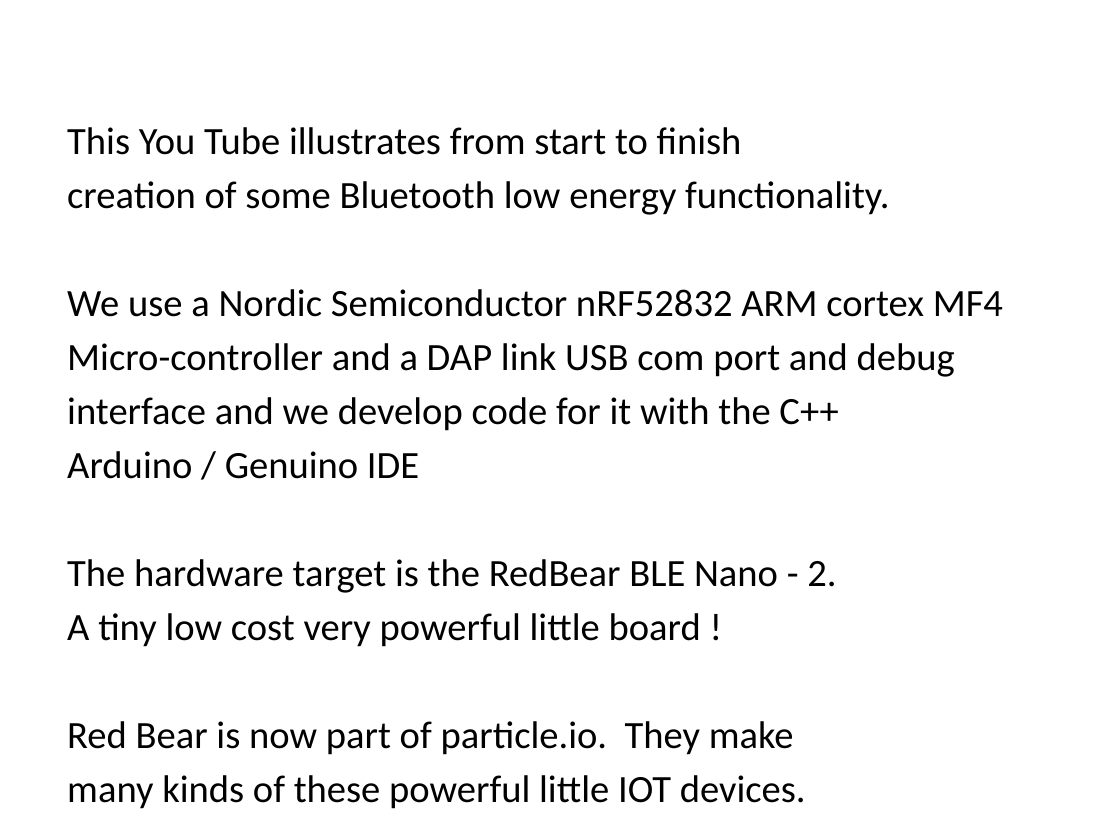
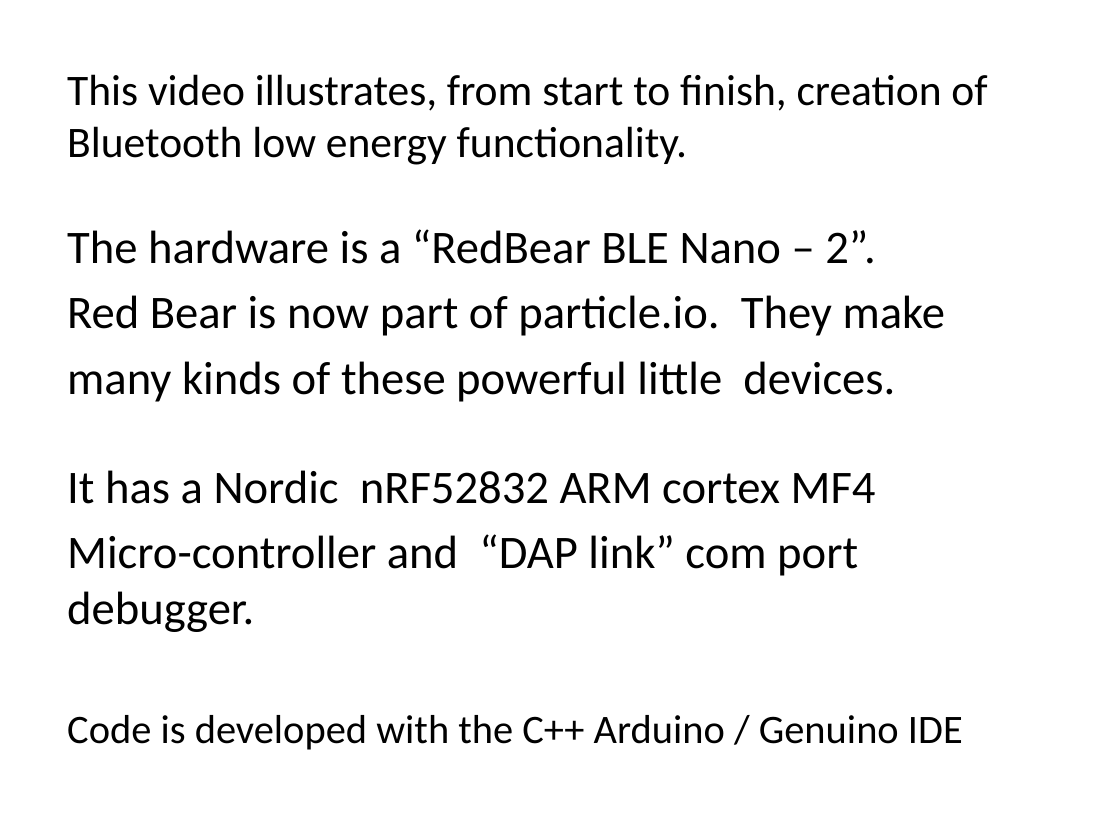
Before and after one commit to jmkuss/BLE_Nano2_Demo, a slide deck: slide 1 of PresentationCues.pptx. Drawn at 1120x840 pixels with LibreOffice and Linux fonts; fonts in the diff are those of the drawing. Boxes give left, top, right and bottom in pixels: in the first picture for what was removed or moved away, otherwise in the second. Text is boxed around its words. In the diff, an @@ line names an element or a change of style, - is before the commit and + after.

```diff
--- a/PresentationCues.pptx
+++ b/PresentationCues.pptx
@@ subtitle at [67, 74, 987, 264]: text changed; size 24.8 to 28 pt @@
-This You Tube illustrates from start to finish
-creation of some Bluetooth low energy functionality.
-We use a Nordic Semiconductor nRF52832 ARM cortex MF4
-Micro-controller and a DAP link USB com port and debug
-interface and we develop code for it with the C++
-Arduino / Genuino IDE
-The hardware target is the RedBear BLE Nano - 2.
-A tiny low cost very powerful little board !
+This video illustrates, from start to finish, creation of Bluetooth low energy functionality.
+The hardware is a “RedBear BLE Nano – 2”.
@@ subtitle at [67, 295, 945, 336]: size 24.8 to 30 pt in "Red Bear is now part of particle.io. ..."; more space between paragraphs @@
@@ subtitle at [67, 361, 963, 750]: text changed; size 24.8 to 30 pt @@
-many kinds of these powerful little IOT devices.
+many kinds of these powerful little devices.
+It has a Nordic nRF52832 ARM cortex MF4
+Micro-controller and “DAP link” com port debugger.
+Code is developed with the C++ Arduino / Genuino IDE
```
Also in this commit, not shown: 14 other slides changed, 1 slide removed, 3 other files.
